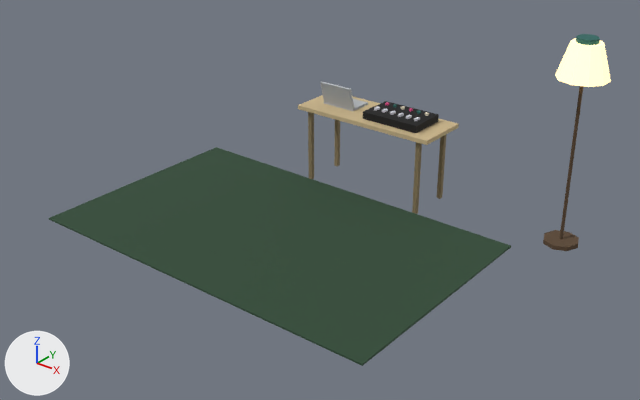
The glTF model assets/source/environment/stage-sets-v1/out/lwf_stage_set_electronic_v1.glb as it was, and as the next commit left it.
Both versions are drawn from a 50 mm lens placed at (5.05, -4.86, 4.96), pointed at (0.82, 0.42, 1.68). The lights are fixed; the arrows at lower left show +X, +Y and +Z. The picture after the commit comes second. Vertices at exactly the same position are counted once.

The first picture shows 'LampShade', 'Props', 'Rug'.
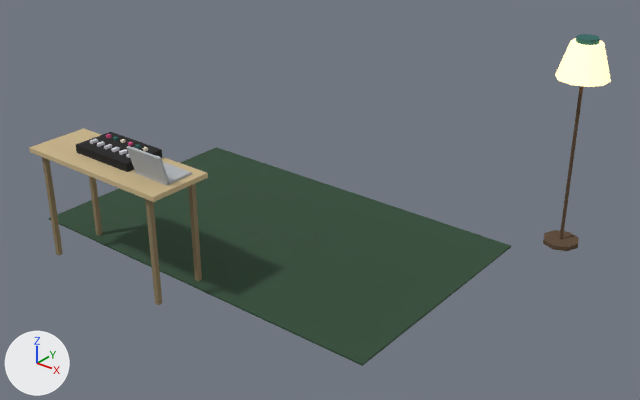
Patch to the scene script:
```diff
--- a/assets/source/environment/stage-sets-v1/out/lwf_stage_set_electronic_v1.glb.py
+++ b/assets/source/environment/stage-sets-v1/out/lwf_stage_set_electronic_v1.glb.py
@@ me_props @@
 # used by ob_props; location = (0.0, 0.0, 0.0)
-me_props.from_pydata(...)  # 208 vertices, 324 faces; spans x -0.3..2.56, y 1.48..2.03, z 1.2..3.05
+me_props.from_pydata(...)  # 208 vertices, 324 faces; spans x -1.0..2.56, y -1.1..2.01, z 1.2..3.05
+# me_props part 1: the loose piece of 8 vertices spanning x -0.3..1.2, y 1.48..2.03, z 1.94..1.98 is moved by (-0.7, -2.58, 0.2)
+# me_props part 2: the loose piece of 8 vertices spanning x -0.2..-0.16, y 1.95..1.99, z 1.2..1.94 is scaled about its middle by (1, 1, 1.27), then moved by (-0.7, -2.58, 0.1)
+# me_props part 3: the loose piece of 8 vertices spanning x -0.2..-0.16, y 1.51..1.55, z 1.2..1.94 is scaled about its middle by (1, 1, 1.27), then moved by (-0.7, -2.57, 0.1)
+# me_props part 4: the loose piece of 8 vertices spanning x 1.06..1.1, y 1.95..1.99, z 1.2..1.94 is scaled about its middle by (1, 1, 1.27), then moved by (-0.7, -2.58, 0.1)
+# me_props part 5: the loose piece of 8 vertices spanning x 1.06..1.1, y 1.51..1.55, z 1.2..1.94 is scaled about its middle by (1, 1, 1.27), then moved by (-0.7, -2.57, 0.1)
+# me_props part 6: the loose piece of 8 vertices spanning x -0.13..0.23, y 1.67..1.92, z 1.98..2.0 is moved by (0.2, -2.57, 0.2)
+# me_props part 7: the loose piece of 8 vertices spanning x -0.13..0.23, y 1.62..1.7, z 1.98..2.22 is moved by (0.2, -2.57, 0.2)
+# me_props part 8: the loose piece of 8 vertices spanning x 0.43..1.03, y 1.56..1.94, z 1.99..2.06 is scaled about its middle by (1.03, 0.947, 1), then moved by (-1.03, -2.5, 0.19)
+# me_props part 9: the loose piece of 8 vertices spanning x 0.49..0.51, y 1.66..1.72, z 2.06..2.08 is moved by (-1.03, -2.5, 0.19)
+# me_props part 10: the loose piece of 8 vertices spanning x 0.57..0.6, y 1.66..1.72, z 2.06..2.08 is moved by (-1.03, -2.5, 0.19)
+# me_props part 11: the loose piece of 8 vertices spanning x 0.67..0.69, y 1.66..1.72, z 2.06..2.08 is moved by (-1.03, -2.5, 0.19)
+# me_props part 12: the loose piece of 8 vertices spanning x 0.75..0.78, y 1.66..1.72, z 2.06..2.08 is moved by (-1.03, -2.5, 0.19)
+# me_props part 13: the loose piece of 8 vertices spanning x 0.85..0.88, y 1.66..1.72, z 2.06..2.08 is moved by (-1.03, -2.5, 0.19)
+# other edits to the shape of me_props do not show in these pictures
 me_props.materials.append(mat_lwf_stageset_mattepalette)
```

Pixel boxes [x1, y1, x2, y2] of what changed, in the pictures (640 x 400 px; the box of a moved part takes in the faces that stretch with it):
'Props', reshaped (89% wider, 25% taller): before [298, 34, 600, 251]; after [29, 34, 600, 305]
part 1 of me_props, moved or reshaped: before [298, 95, 459, 145]; after [29, 128, 208, 202]
part 2 of me_props, moved or reshaped: before [334, 120, 340, 166]; after [89, 176, 102, 235]
part 3 of me_props, moved or reshaped: before [308, 112, 314, 179]; after [42, 157, 63, 255]
part 4 of me_props, moved or reshaped: before [437, 135, 446, 199]; after [188, 184, 202, 281]
part 5 of me_props, moved or reshaped: before [412, 142, 422, 214]; after [145, 199, 162, 305]
part 6 of me_props, moved or reshaped: before [324, 99, 368, 111]; after [135, 162, 192, 185]
part 7 of me_props, moved or reshaped: before [320, 81, 354, 111]; after [127, 146, 170, 185]
part 8 of me_props, moved or reshaped: before [363, 101, 439, 133]; after [76, 132, 162, 172]
part 9 of me_props, moved or reshaped: before [374, 106, 380, 111]; after [90, 139, 98, 144]
part 10 of me_props, moved or reshaped: before [382, 109, 388, 113]; after [97, 141, 105, 147]
part 11 of me_props, moved or reshaped: before [390, 111, 396, 115]; after [104, 144, 112, 149]
part 12 of me_props, moved or reshaped: before [397, 113, 404, 117]; after [111, 147, 120, 152]
part 13 of me_props, moved or reshaped: before [406, 115, 412, 119]; after [119, 149, 127, 155]
